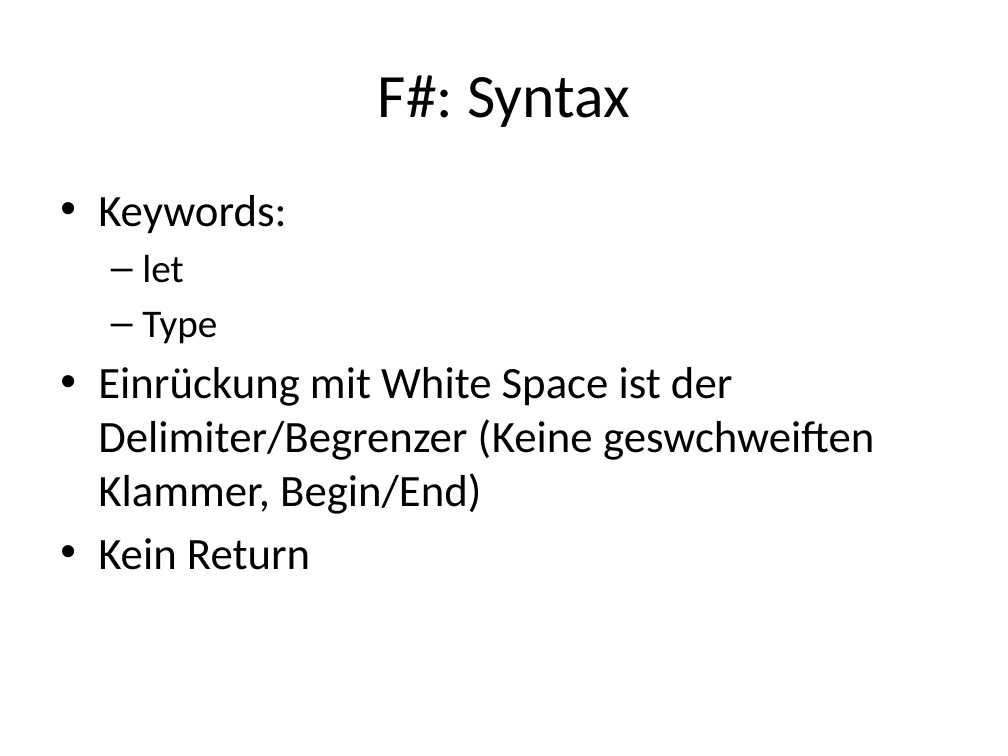
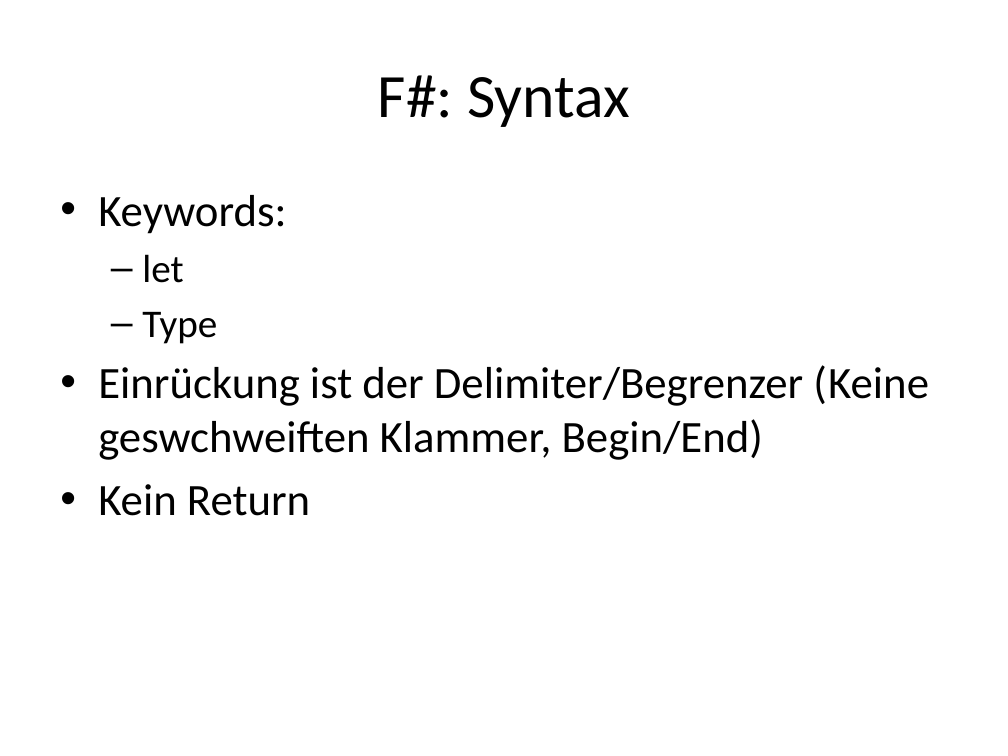
Before and after one commit to nasserbrake/Spartakiade2017, a slide deck: slide 19 of FSharp.pptx (slide 18 before the commit). Drawn at 1008x756 pixels with LibreOffice and Linux fonts; fonts in the diff are those of the drawing. Boxes give left, top, right and bottom in pixels: in the first picture for what was removed or moved away, otherwise in the second. Text is boxed around its words. In the diff, an @@ line names an element or a change of style, - is before the commit and + after.

```diff
--- a/FSharp.pptx
+++ b/FSharp.pptx
@@ text at [98, 365, 929, 460]: text changed @@
-• Einrückung mit White Space ist der Delimiter/Begrenzer (Keine geswchweiften Klammer, Begin/End)
+• Einrückung ist der Delimiter/Begrenzer (Keine geswchweiften Klammer, Begin/End)
```
Also in this commit, not shown: 4 slides added, 7 other files.
